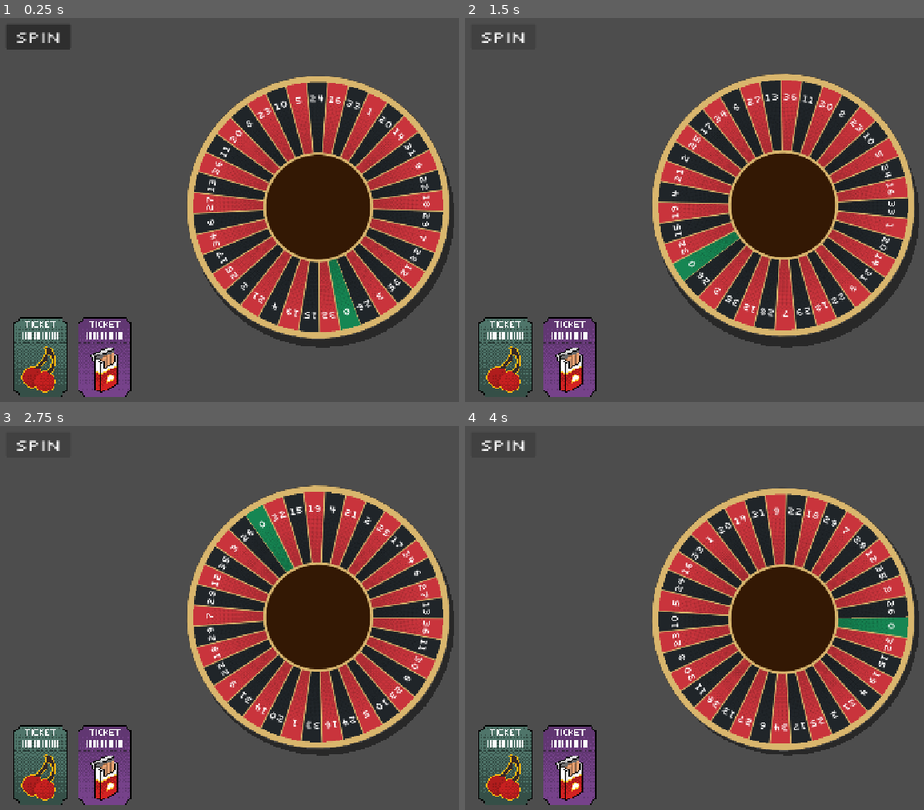
Above: before the commit, frames 1-4 (two rows, left to right).
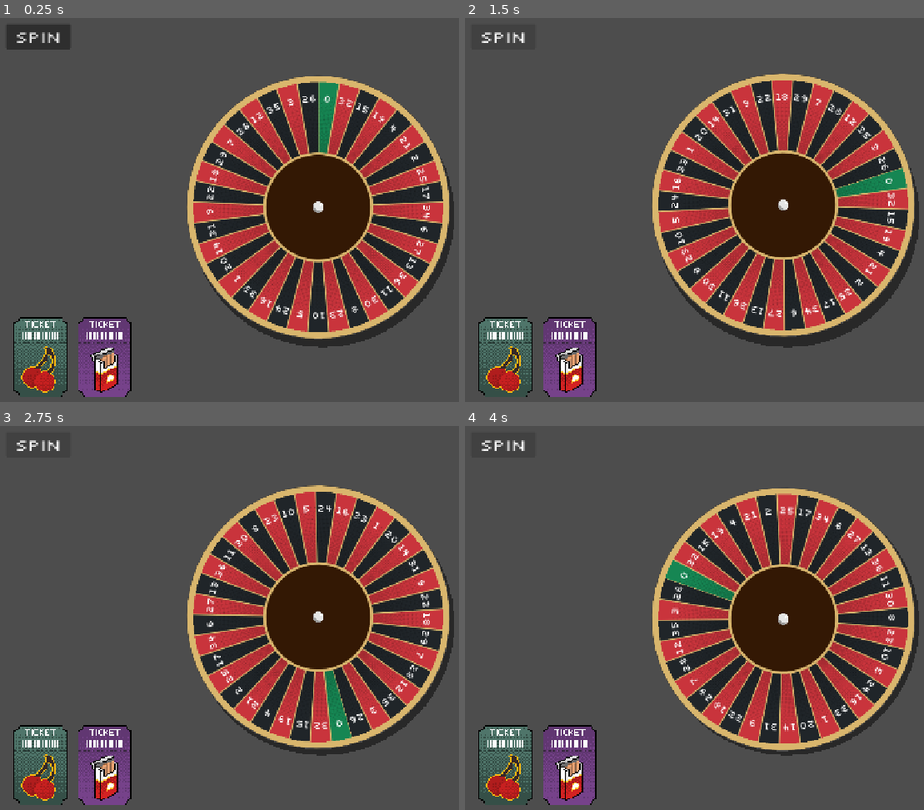
Above: after the commit, the same moments.

Repository: ross-ca/roulette-wheel
Game: Godot game, scene res://main.tscn
The game is run twice, just before and just after one commit, with the same random seed, the same clock (stepped at 60 frames per second) and the same inputs. The project has no main scene, so this scene is started directly.
Inputs:
- Up to frame 1 (0.25 s): no input
- Up to frame 2 (1.5 s): click "Spin" at 0.5 s; click "Spin" at 1.25 s
- Up to frame 3 (2.75 s): click "Spin" at 2 s
- Up to frame 4 (4 s): no input

The runs differ from the first frame. In frame 1, 15% of the frame differs, in the area x 40-99%, y 15-86%; in frame 2, 15%; in frame 3, 15%; in frame 4, 15%, in the area x 40-99%, y 16-86%.

Commit message:
Ball position fix, allow draw_wheel to run in editor

Diff:
--- a/draw_wheel.gd
+++ b/draw_wheel.gd
@@ -1,3 +1,4 @@
+@tool
 extends Node2D
 
 @export var segment_texture: Texture2D
@@ -54,6 +55,33 @@
 	"gold": Color("#d9b66d"),
 	"brown": Color("#331804")
 }
+
+const _DRAW_PROPERTIES: Array[StringName] = [
+	&"segment_texture",
+	&"texture_coverage",
+	&"wheel_radius",
+	&"inner_radius",
+	&"label_radius",
+	&"font",
+	&"font_size",
+	&"segments",
+]
+
+var _setting_draw_property := false
+
+
+func _set(property: StringName, value: Variant) -> bool:
+	# Default assignment while the node is loading. Entering the tree redraws once.
+	if _setting_draw_property or not is_inside_tree():
+		return false
+	if property not in _DRAW_PROPERTIES:
+		return false
+
+	_setting_draw_property = true
+	set(property, value)
+	_setting_draw_property = false
+	queue_redraw()
+	return true
 
 
 func _draw() -> void:
--- a/main.tscn
+++ b/main.tscn
@@ -28,9 +28,10 @@
 size = Vector2i(600, 600)
 
 [node name="RouletteWheel" parent="SubViewport" unique_id=1334309236 instance=ExtResource("1_ig7tw")]
-rotation = 2.7925267
+texture_filter = 2
 
 [node name="WheelViewportOutput" type="Sprite2D" parent="." unique_id=1865346715]
+z_as_relative = false
 material = SubResource("ShaderMaterial_h2yge")
 texture = SubResource("ViewportTexture_g4v7s")
 
--- a/roulette_wheel.tscn
+++ b/roulette_wheel.tscn
@@ -4,9 +4,17 @@
 [ext_resource type="Script" uid="uid://bfvt6tmgfddut" path="res://wheel_behaviour.gd" id="1_cn4ev"]
 [ext_resource type="FontFile" uid="uid://bjqcqudoiecha" path="res://Silkscreen-Regular.ttf" id="2_d7mvi"]
 [ext_resource type="Texture2D" uid="uid://b7diaw7sfvmrt" path="res://segmentGradient.png" id="3_gyyh7"]
+[ext_resource type="Texture2D" uid="uid://cylqp7hjpkavq" path="res://ball.png" id="5_c1vq6"]
 
 [node name="RouletteWheel" type="Node2D" unique_id=1334309236]
 script = ExtResource("1_cn4ev")
+
+[node name="Ball" type="Sprite2D" parent="." unique_id=1284254620]
+z_index = 1
+z_as_relative = false
+texture_filter = 1
+scale = Vector2(0.6953121, 0.6953121)
+texture = ExtResource("5_c1vq6")
 
 [node name="WheelVisual" type="Node2D" parent="." unique_id=1632498037]
 script = ExtResource("1_akyk1")
Binary file added: ball.png
Not shown, added: ball.png.import
